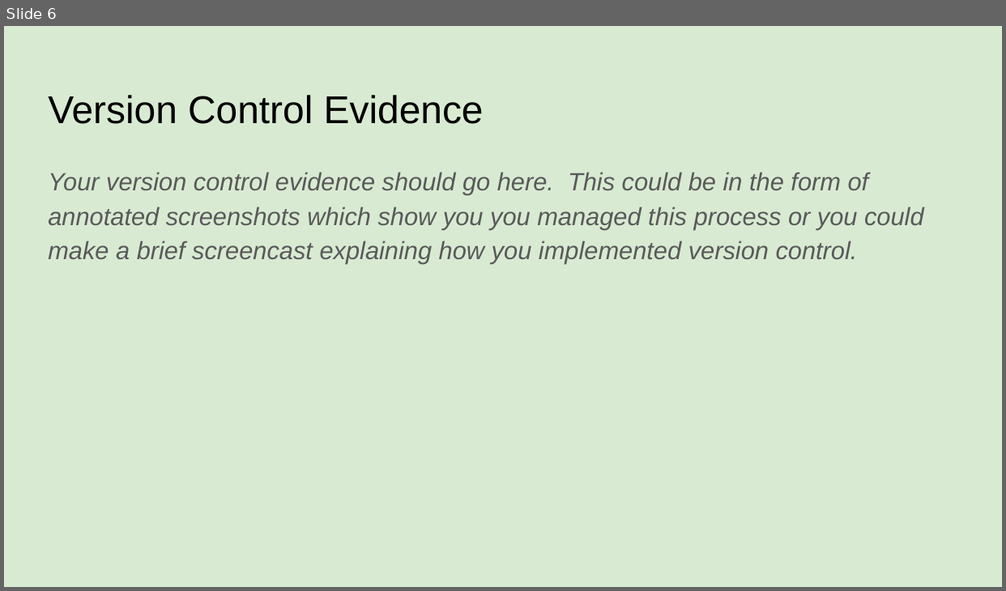
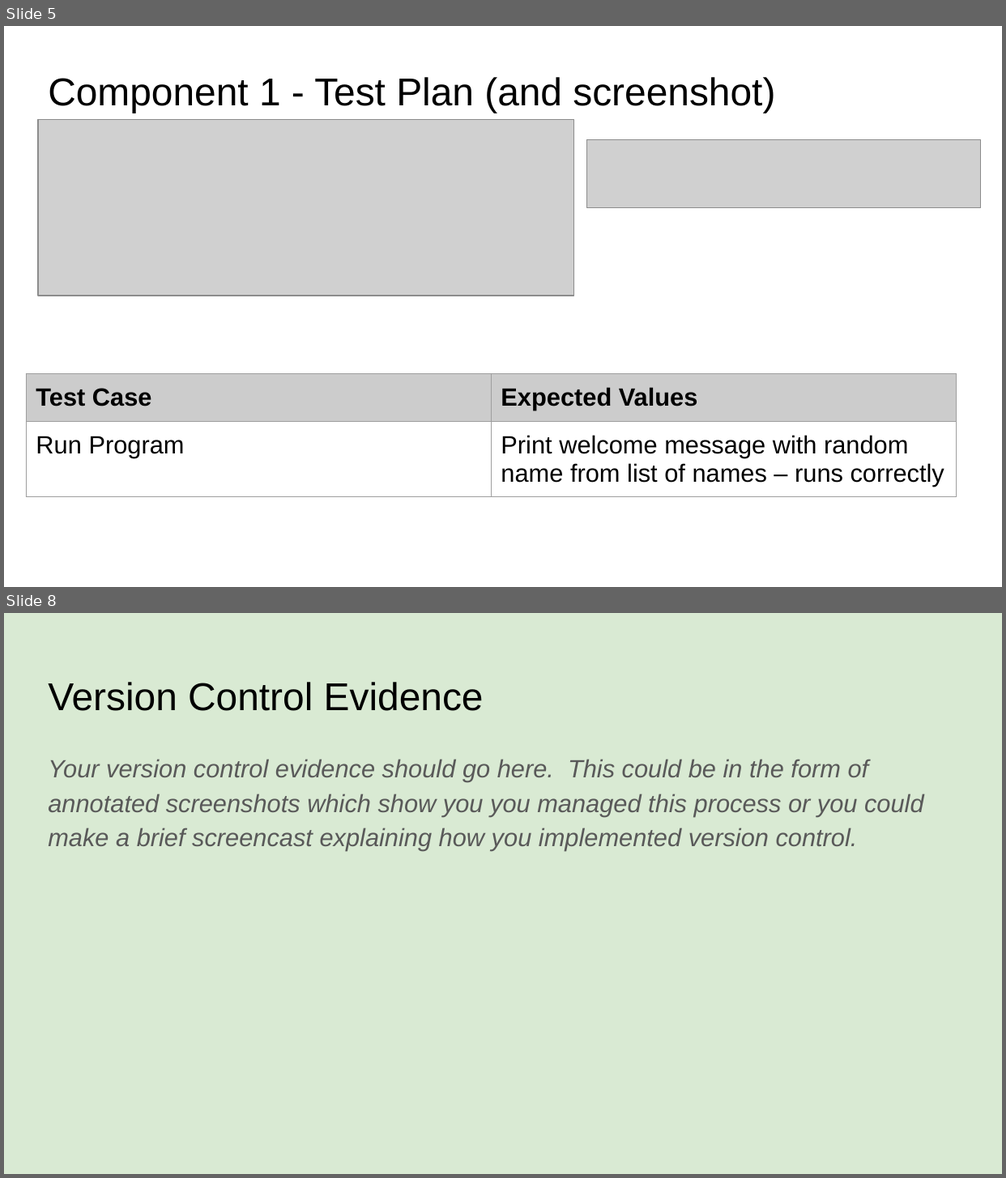
Before and after one commit to IvanY17104/Pizza_Bot, a slide deck: 022_91893+_+91897+Documentation.pptx. Shown one above the other, each under a label of ours: slide 6 before the commit, slides 5 and 8 after it; the slides between them are not shown. The pictures are 1006x591 and 1006x1178 pixels, drawn with LibreOffice and Linux fonts; fonts in the diff are those of the drawing; grey boxes stand for pictures. Boxes give left, top, right and bottom in pixels: in the first picture for what was removed or moved away, otherwise in the second. Text is boxed around its words. In the diff, an @@ line names an element or a change of style, - is before the commit and + after.

Commit message:
Created component file and welcome file
Welcome component created - version 1

```diff
--- a/022_91893+_+91897+Documentation.pptx
+++ b/022_91893+_+91897+Documentation.pptx
@@ slide 5 added at (4, 26, 1002, 587), background #FFFFFF @@
@@ title added at (48, 77, 775, 113), 28 pt, text #000000 @@
+Component 1 - Test Plan (and screenshot)
@@ picture added at (38, 120, 573, 297) @@
@@ picture added at (586, 139, 981, 207) @@
@@ table added at (26, 373, 956, 503), 2 rows, 2 columns @@
+Test Case | Expected Values
+Run Program | Print welcome message with random name from list of names – runs correctly
@@ what was slide 6 is now slide 8 @@
```
Also in this commit, not shown: 2 slides changed, 1 other slide added, 2 other files.
